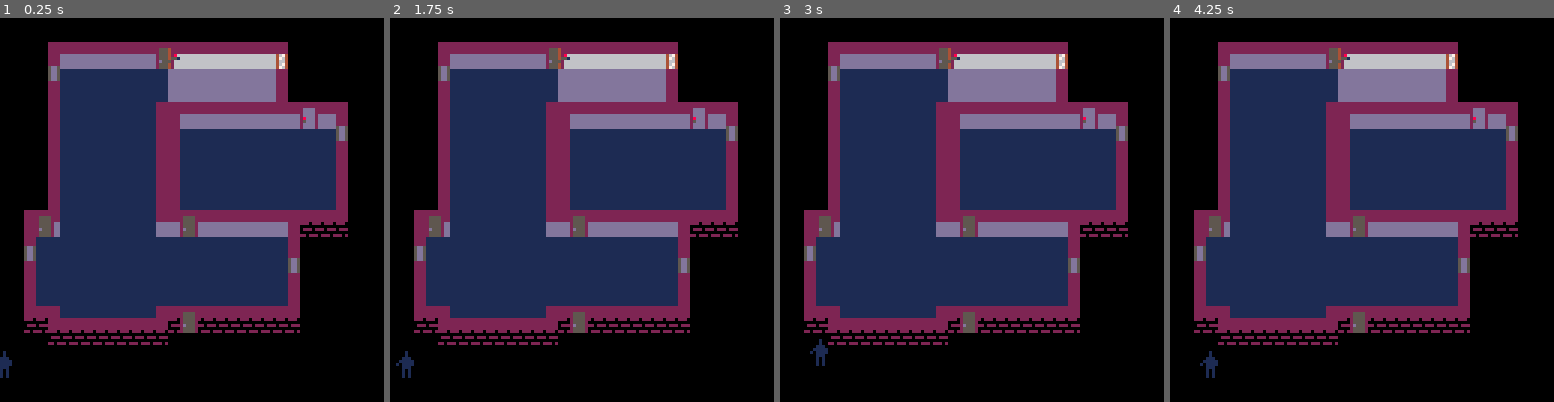
Above: before the commit, frames 1-4 (left to right).
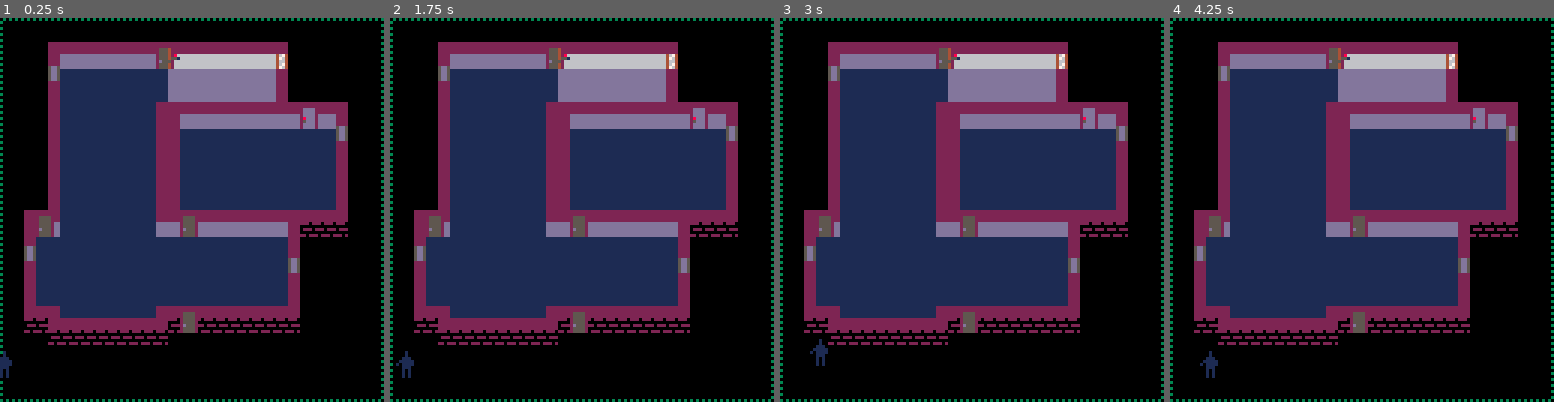
Above: after the commit, the same moments.

Repository: ironchestgames/pico-8-carts
Game: PICO-8 cartridge stealth.p8
The game is run twice, just before and just after one commit, with the same random seed, the same clock (stepped at 60 frames per second) and the same inputs.
Inputs:
- Up to frame 1 (0.25 s): no input
- Up to frame 2 (1.75 s): tap X (X key) at 0.33, 1.07 s; tap O (Z key) at 0.7, 1.7 s; hold Right from 1.6 s (still down)
- Up to frame 3 (3 s): tap X (X key) at 1.85, 2.97 s; release Right at 2.1 s; tap O (Z key) at 2.1, 2.5, 2.9 s; hold Up 2.15-2.42 s; hold Right from 2.47 s (still down)
- Up to frame 4 (4.25 s): release Right at 3.03 s; hold Left 3.08-3.58 s; tap O (Z key) at 3.3, 3.7, 4.1 s; hold Down 3.63-3.97 s; hold Right from 4.02 s (still down); tap X (X key) at 4.08 s

The runs differ from the first frame. In frame 1, 1.5% of the frame differs, in the area x 0-100%, y 0-100%; in frame 2, 1.6%; in frame 3, 1.6%; in frame 4, 1.6%.

Commit message:
stealth - add showing map borders

Diff:
--- a/stealth.p8
+++ b/stealth.p8
@@ -1581,6 +1581,11 @@
    end
   end
  end
+
+ -- add border of premises
+ fillp(0b1010010110100101)
+ rect(0,0,127,127,3)
+ fillp()
 
  pal()
  palt(0,false)
